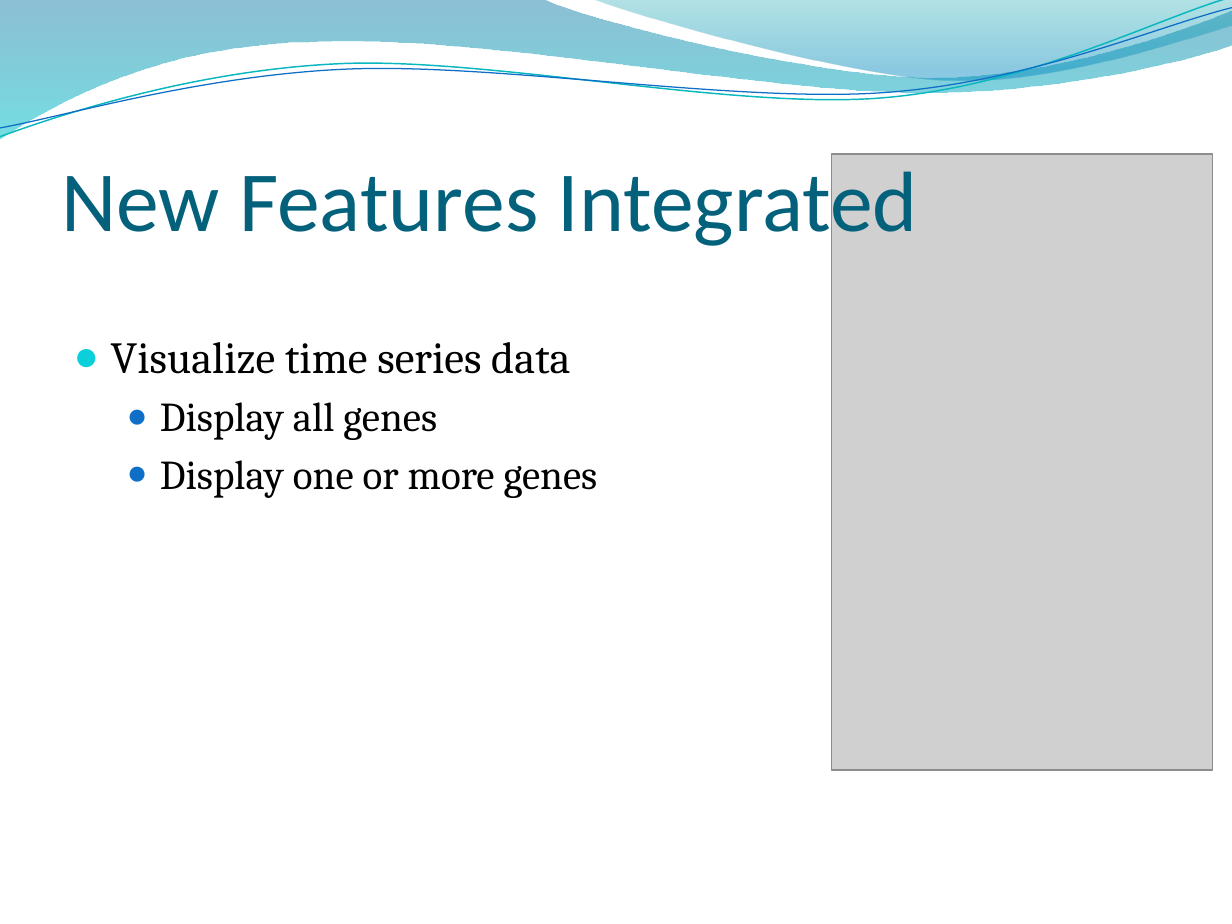
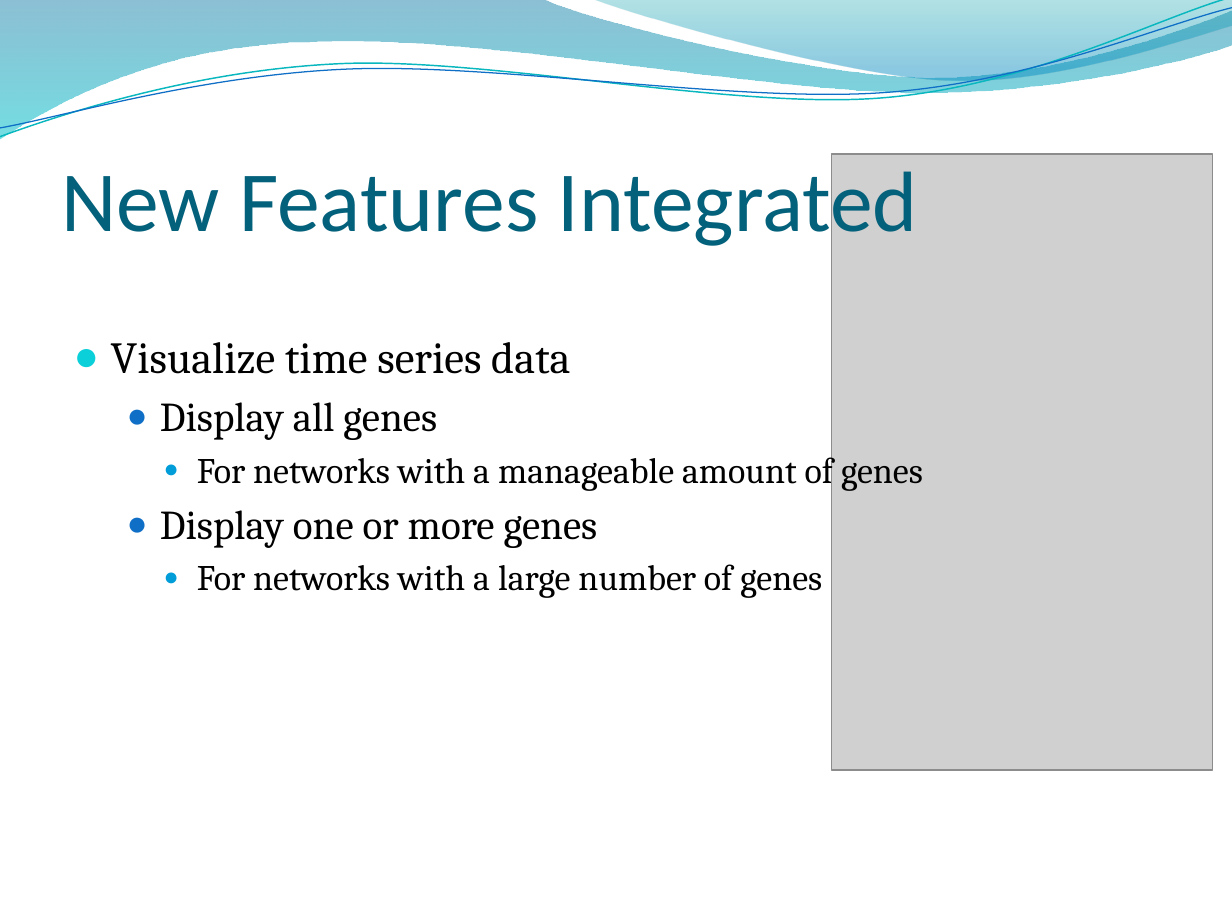
Before and after one commit to linn24/FYP, a slide deck: slide 12 of Documentation/FYP_Oral.pptx (slide 13 before the commit). Drawn at 1232x924 pixels with LibreOffice and Linux fonts; fonts in the diff are those of the drawing; grey boxes stand for pictures; background and template pictures are left out. Boxes give left, top, right and bottom in pixels: in the first picture for what was removed or moved away, otherwise in the second. Text is boxed around its words. In the diff, an @@ line names an element or a change of style, - is before the commit and + after.

```diff
--- a/Documentation/FYP_Oral.pptx
+++ b/Documentation/FYP_Oral.pptx
@@ text at bbox=[197, 449, 923, 491]: paragraph added @@
+    ● For networks with a manageable amount of genes
@@ text at bbox=[197, 564, 822, 598]: paragraph added @@
+    ● For networks with a large number of genes
```
Also in this commit, not shown: 10 other slides changed, 5 slides added, 1 slide removed.
